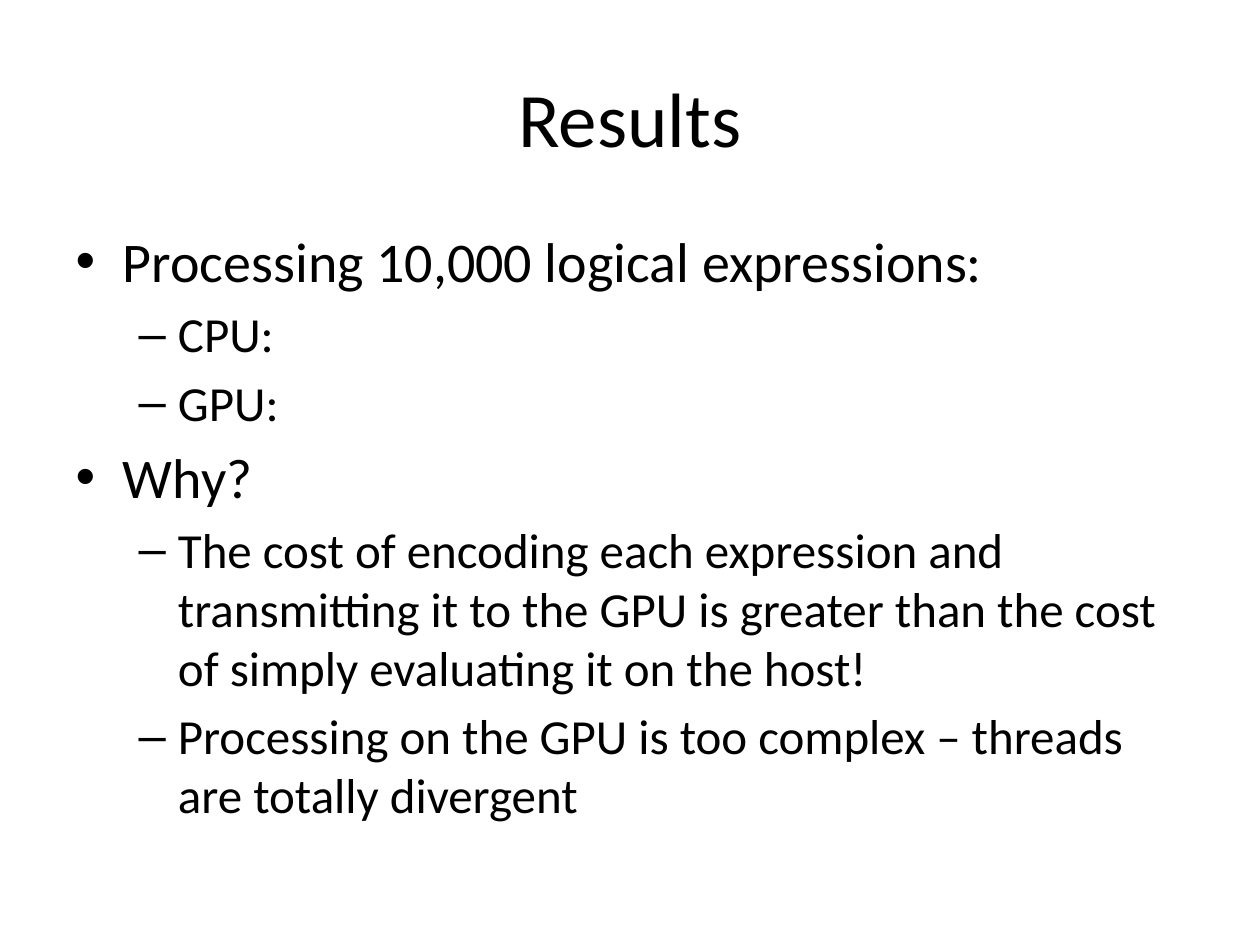
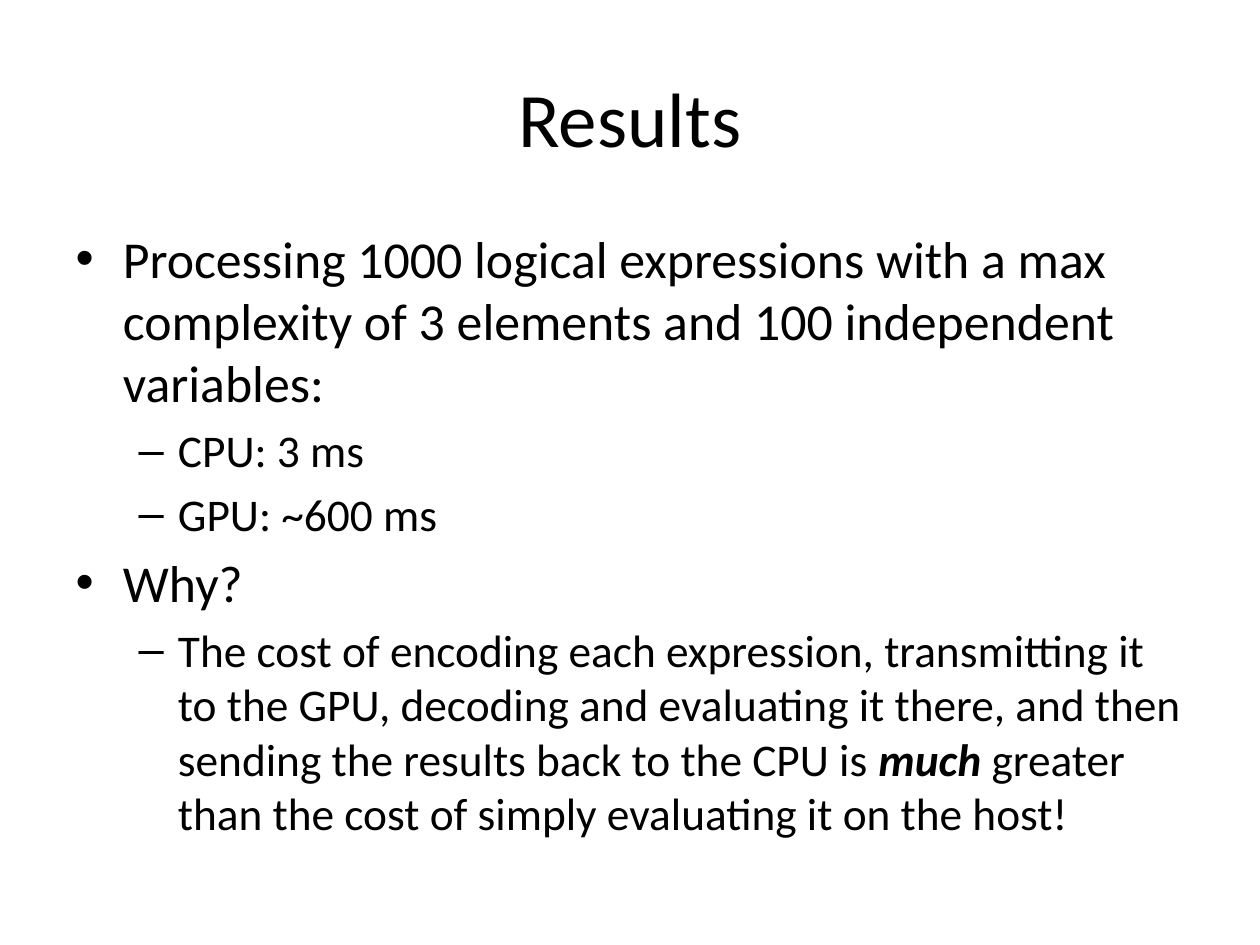
Before and after one commit to pwholmes/jiminy, a slide deck: slide 9 of docs/presentation/Presentation.pptx. Drawn at 1260x945 pixels with LibreOffice and Linux fonts; fonts in the diff are those of the drawing. Boxes give left, top, right and bottom in pixels: in the first picture for what was removed or moved away, otherwise in the second. Text is boxed around its words. In the diff, an @@ line names an element or a change of style, - is before the commit and + after.

Commit message:
Bug fixes, adding Java evaluation of expressions

```diff
--- a/docs/presentation/Presentation.pptx
+++ b/docs/presentation/Presentation.pptx
@@ text at (x1=123, y1=242, x2=1114, y2=532): text changed; size 32 to 29.6 pt @@
-• Processing 10,000 logical expressions:
-  – CPU:
-  – GPU:
+• Processing 1000 logical expressions with a max complexity of 3 elements and 100 independent variables:
+  – CPU: 3 ms
+  – GPU: ~600 ms
@@ text at (x1=123, y1=566, x2=243, y2=611): size 32 to 29.6 pt in "Why?" @@
@@ text at (x1=178, y1=635, x2=1180, y2=838): text changed; size 28 to 25.9 pt @@
-  – The cost of encoding each expression and transmitting it to the GPU is greater than the cost of simply evaluating it on the host!
-  – Processing on the GPU is too complex – threads are totally divergent
+  – The cost of encoding each expression, transmitting it to the GPU, decoding and evaluating it there, and then sending the results back to the CPU is much greater than the cost of simply evaluating it on the host!
```
Also in this commit, not shown: 1 other slide changed, 11 other files.
